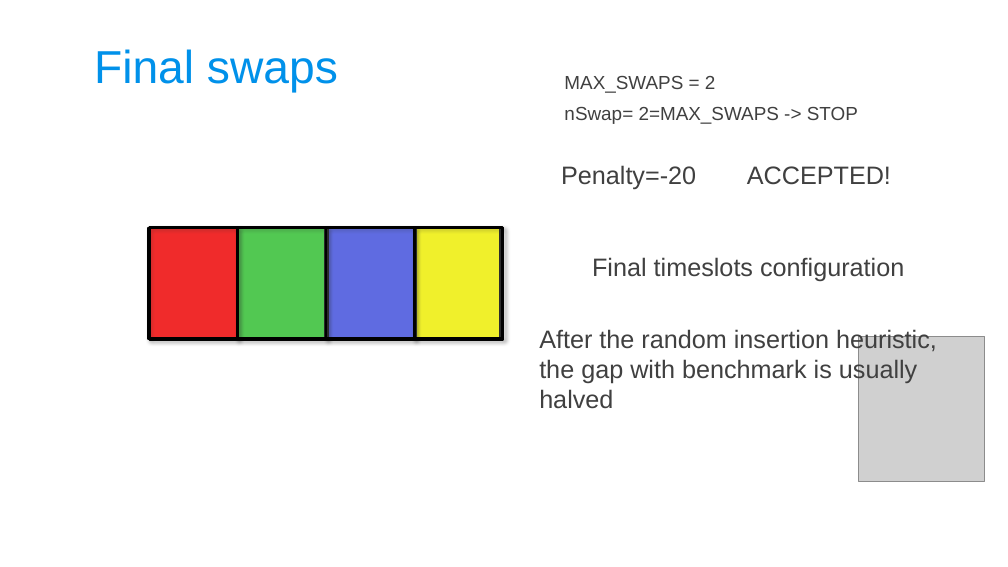
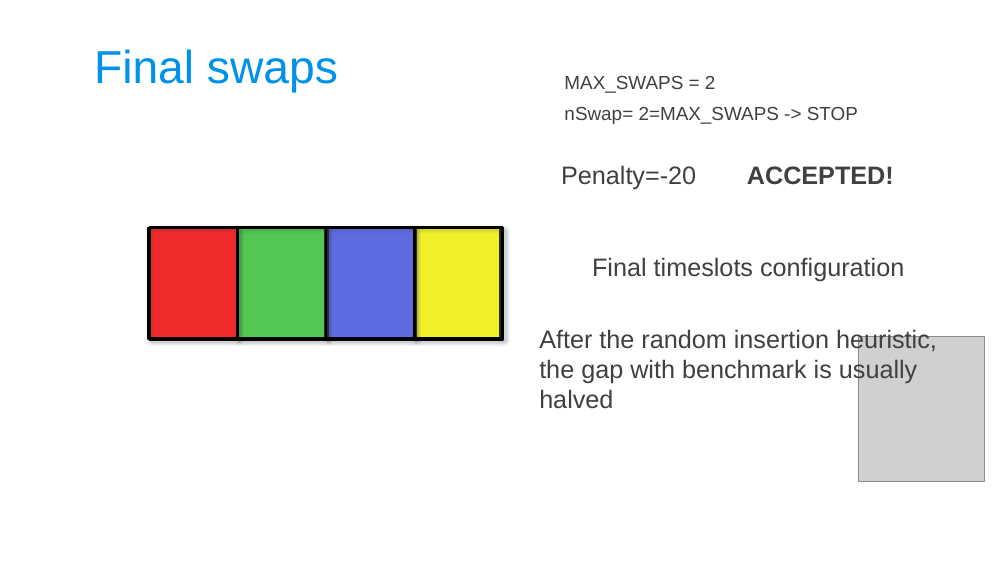
Before and after one commit to CarolinaBianchi/ETPsolver, a slide deck: slide 31 of Optimization/doc/ETPslides_OMAAL_group11.pptx (slide 25 before the commit). Drawn at 1008x567 pixels with LibreOffice and Linux fonts; fonts in the diff are those of the drawing; grey boxes stand for pictures; background and template pictures are left out. Boxes give left, top, right and bottom in pixels: in the first picture for what was removed or moved away, otherwise in the second. Text is boxed around its words. In the diff, an @@ line names an element or a change of style, - is before the commit and + after.

```diff
--- a/Optimization/doc/ETPslides_OMAAL_group11.pptx
+++ b/Optimization/doc/ETPslides_OMAAL_group11.pptx
@@ text "ACCEPTED!" at [747,166,894,185]: bold on @@
```
Also in this commit, not shown: 15 other slides changed, 12 slides added, 4 slides removed.
